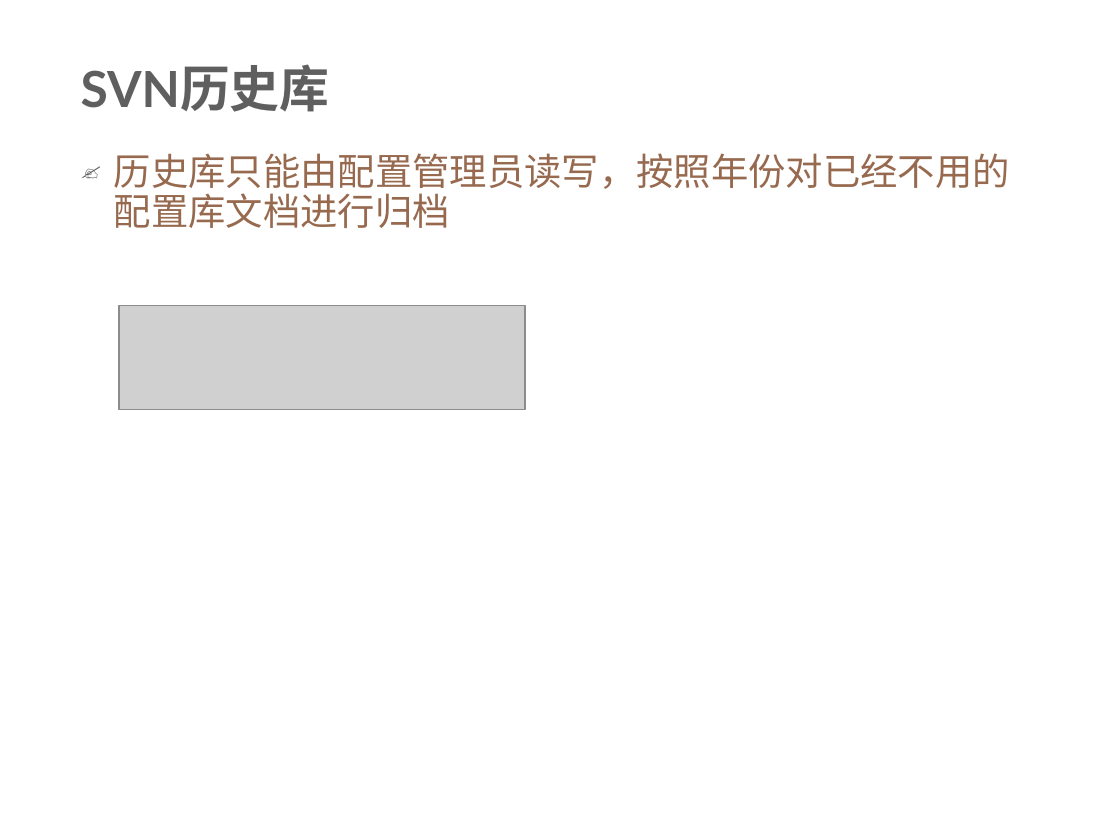
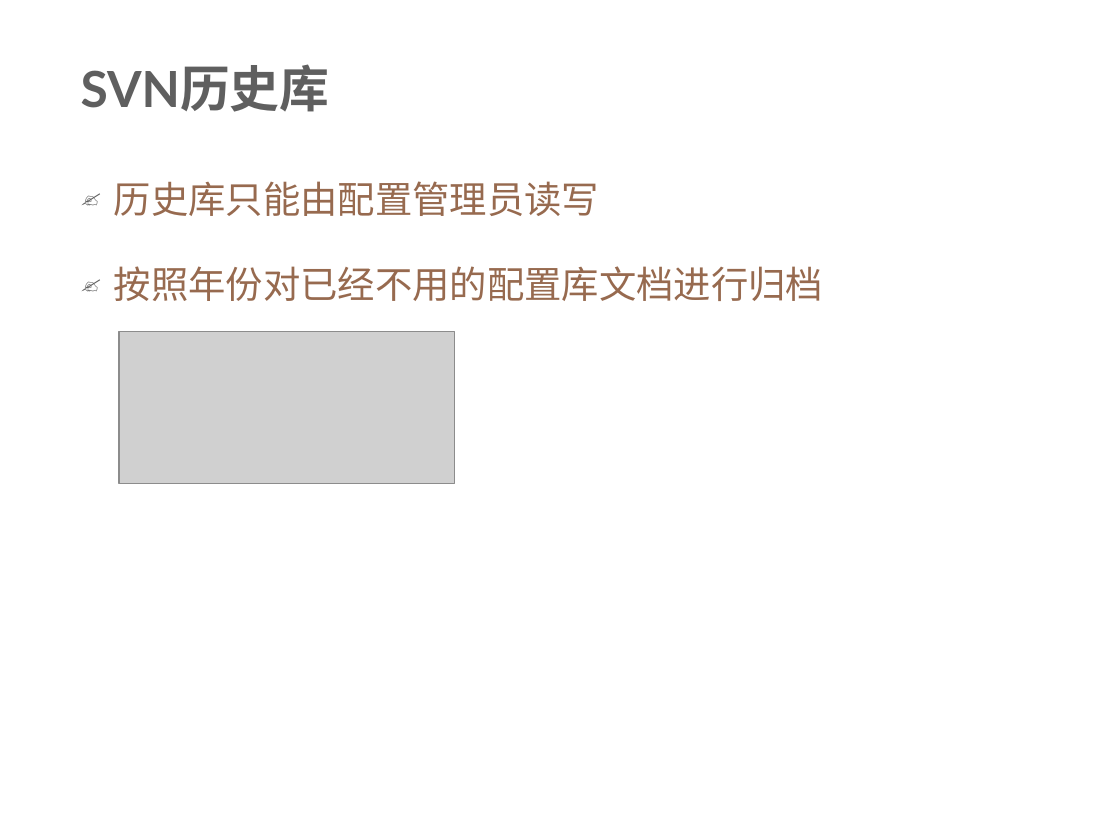
Before and after one commit to xianmomo/demo, a slide deck: slide 13 of 新员工入职指引/配置管理规范及要求.pptx (slide 14 before the commit). Drawn at 1120x840 pixels with LibreOffice and Linux fonts; fonts in the diff are those of the drawing; grey boxes stand for pictures; background and template pictures are left out. Boxes give left, top, right and bottom in pixels: in the first picture for what was removed or moved away, otherwise in the second. Text is boxed around its words. In the diff, an @@ line names an element or a change of style, - is before the commit and + after.

```diff
--- a/新员工入职指引/配置管理规范及要求.pptx
+++ b/新员工入职指引/配置管理规范及要求.pptx
@@ text at [114, 181, 823, 301]: text changed @@
-✍ 历史库只能由配置管理员读写，按照年份对已经不用的配置库文档进行归档
+✍ 历史库只能由配置管理员读写
+✍ 按照年份对已经不用的配置库文档进行归档
@@ picture: place and size @@
-picture at [119, 306, 524, 410]
+picture at [119, 332, 454, 483]
```
Also in this commit, not shown: 12 other slides changed, 8 slides added, 7 slides removed, 4 other files.
